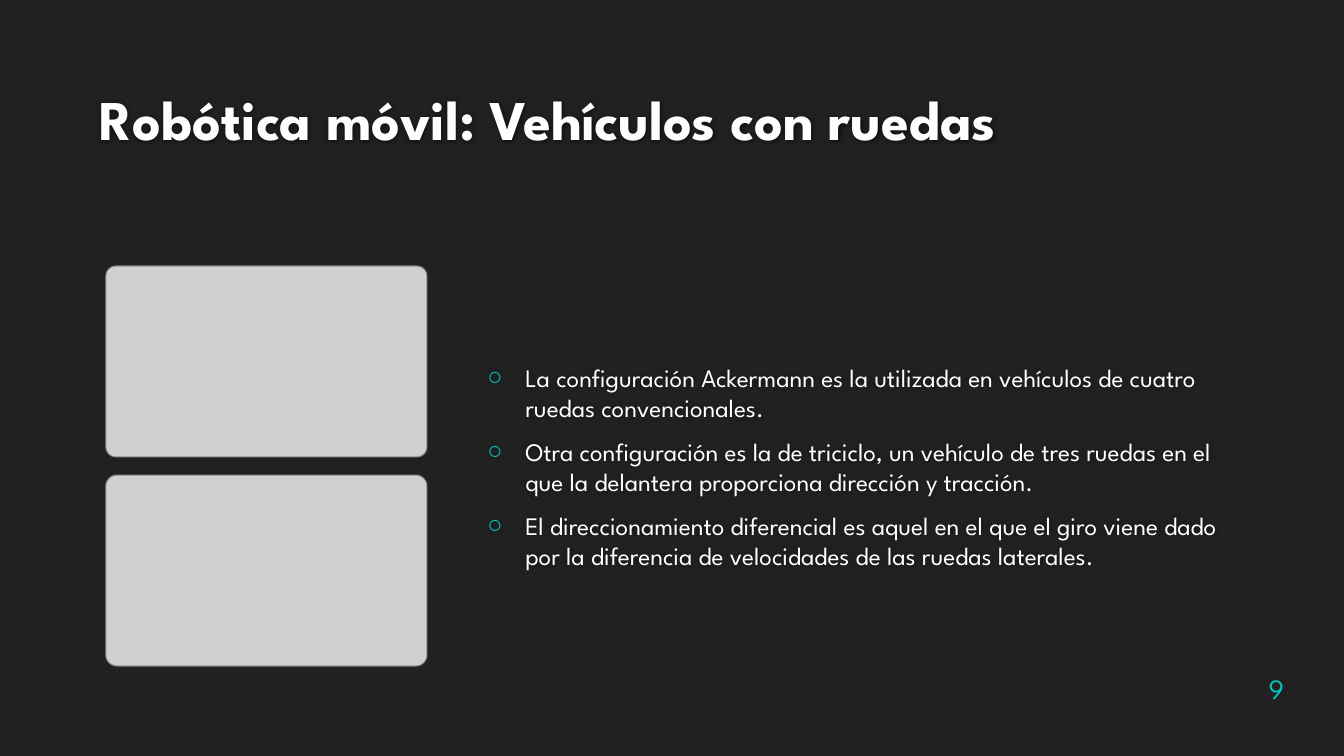
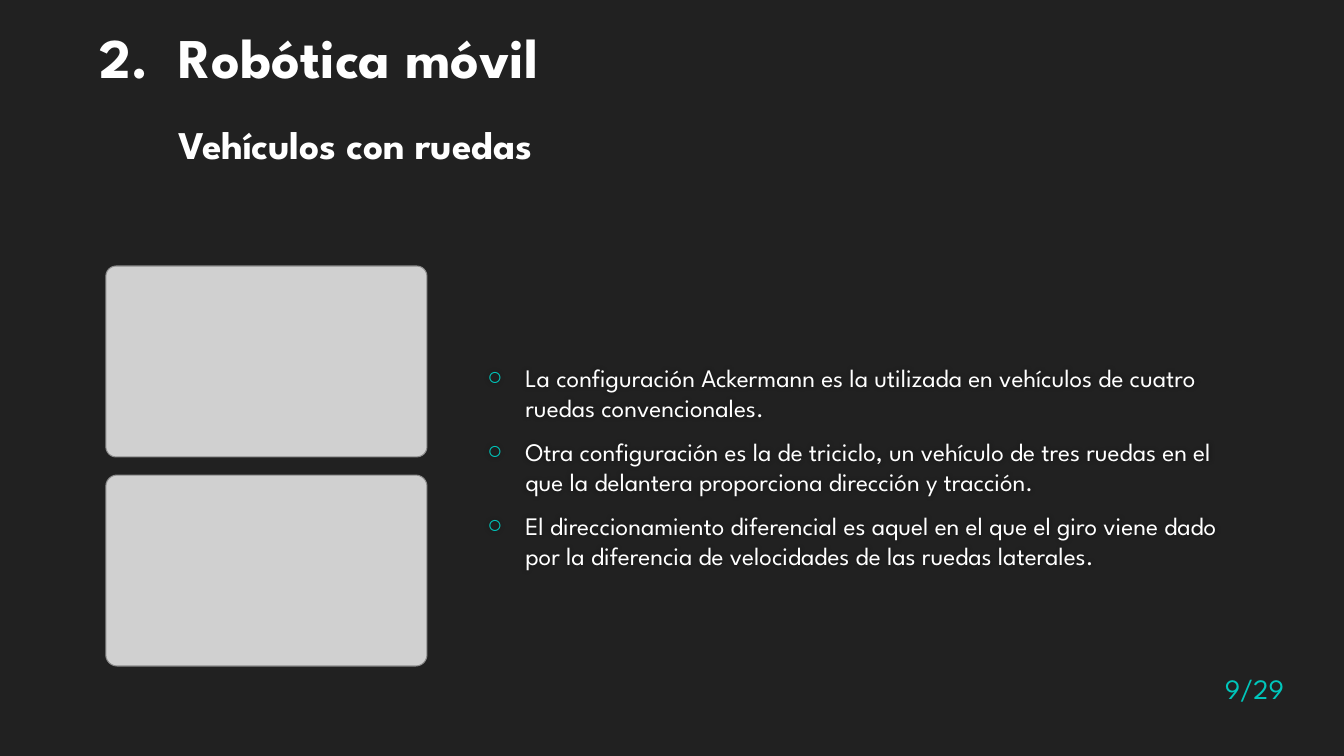
Before and after one commit to Zigic23/TFG-RobotSiguelineas, a slide deck: slide 9 of Presentación/Presentacion TFG.pptx. Drawn at 1344x756 pixels with LibreOffice and Linux fonts; fonts in the diff are those of the drawing; grey boxes stand for pictures; background and template pictures are left out. Boxes give left, top, right and bottom in pixels: in the first picture for what was removed or moved away, otherwise in the second. Text is boxed around its words. In the diff, an @@ line names an element or a change of style, - is before the commit and + after.

```diff
--- a/Presentación/Presentacion TFG.pptx
+++ b/Presentación/Presentacion TFG.pptx
@@ text "2. Robótica móvil" at [100,39,538,160]: vertical alignment bottom to top @@
@@ text at [100,39,538,160]: text changed; size 40 to 28 pt; text colour #FEFEFE to #FFFFFF @@
-Robótica móvil: Vehículos con ruedas
+2. Robótica móvil
+Vehículos con ruedas
@@ page number at [1225,679,1284,702]: text changed @@
-9
+9/29
```
Also in this commit, not shown: 27 other slides changed, 1 slide added, 1 slide removed, 4 other files.
